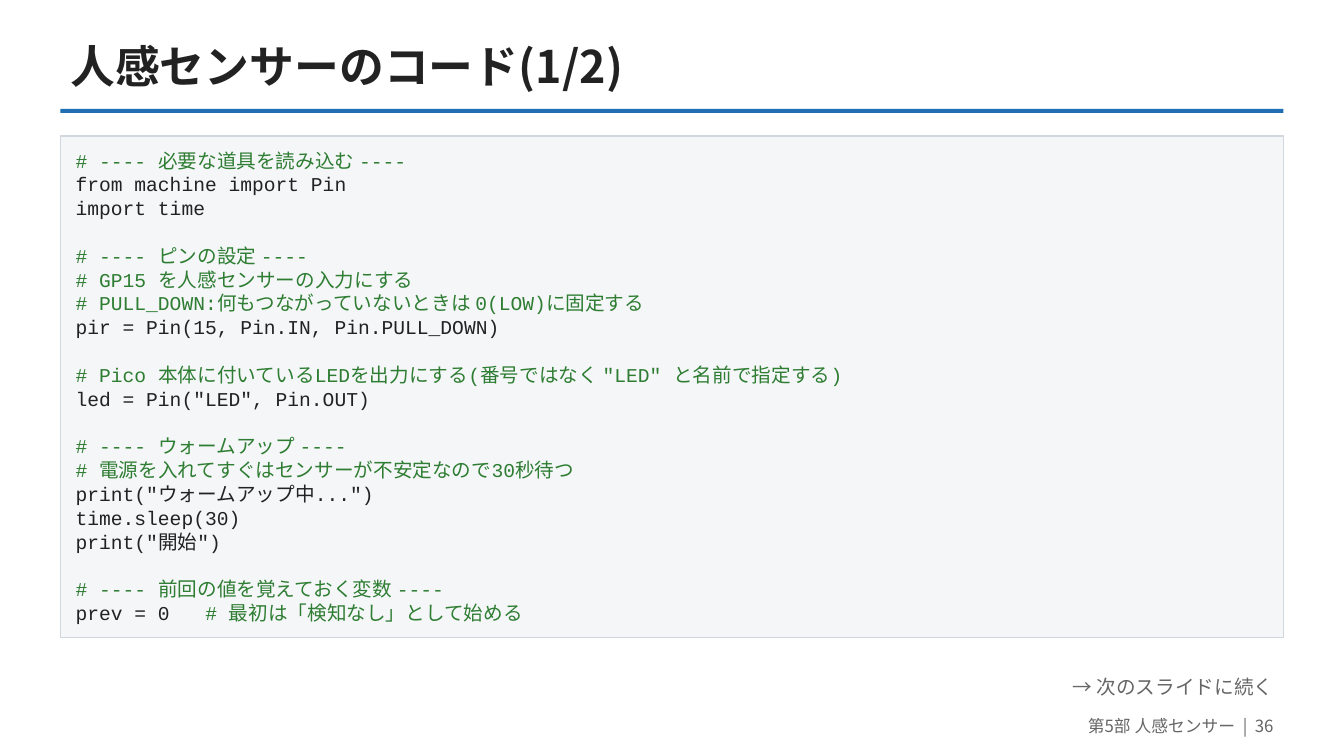
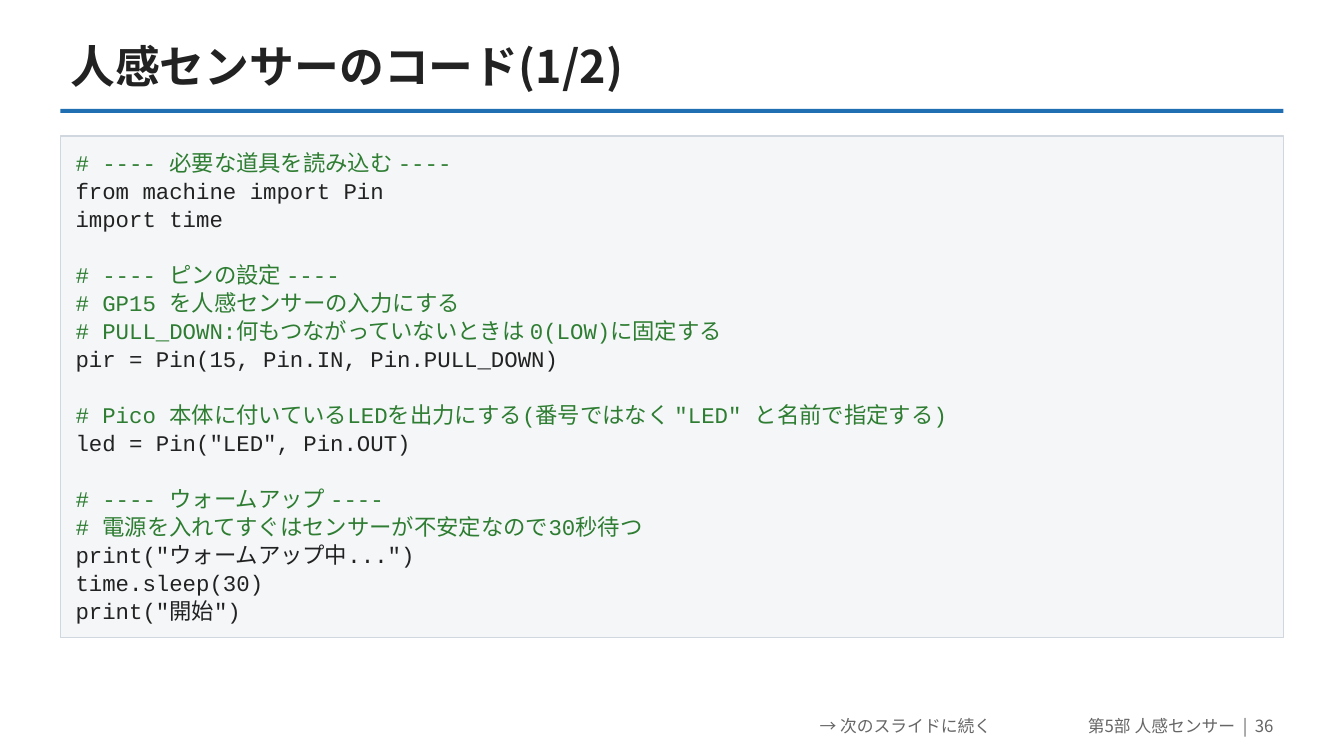
Before and after one commit to yuracode/isiot, a slide deck: slide 36 of slides/pico_sensor_intro.pptx. Drawn at 1344x756 pixels with LibreOffice and Linux fonts; fonts in the diff are those of the drawing. Boxes give left, top, right and bottom in pixels: in the first picture for what was removed or moved away, otherwise in the second. Text is boxed around its words. In the diff, an @@ line names an element or a change of style, - is before the commit and + after.

```diff
--- a/slides/pico_sensor_intro.pptx
+++ b/slides/pico_sensor_intro.pptx
@@ text "# ---- 必要な道具を読み込む ----" at box(76, 152, 947, 624): size 14 to 16 pt; line spacing 17pt to 20pt @@
@@ text at box(76, 579, 523, 624): paragraphs removed @@
-# ---- 前回の値を覚えておく変数 ----
-prev = 0 # 最初は「検知なし」として始める
@@ text "→ 次のスライドに続く": place and size @@
-text "→ 次のスライドに続く" at box(1097, 677, 1274, 696)
+text "→ 次のスライドに続く" at box(840, 718, 991, 733)
@@ text "→ 次のスライドに続く" at box(840, 718, 991, 733): size 14 to 12 pt @@
```
Also in this commit, not shown: 20 other slides changed, 2 other files.
